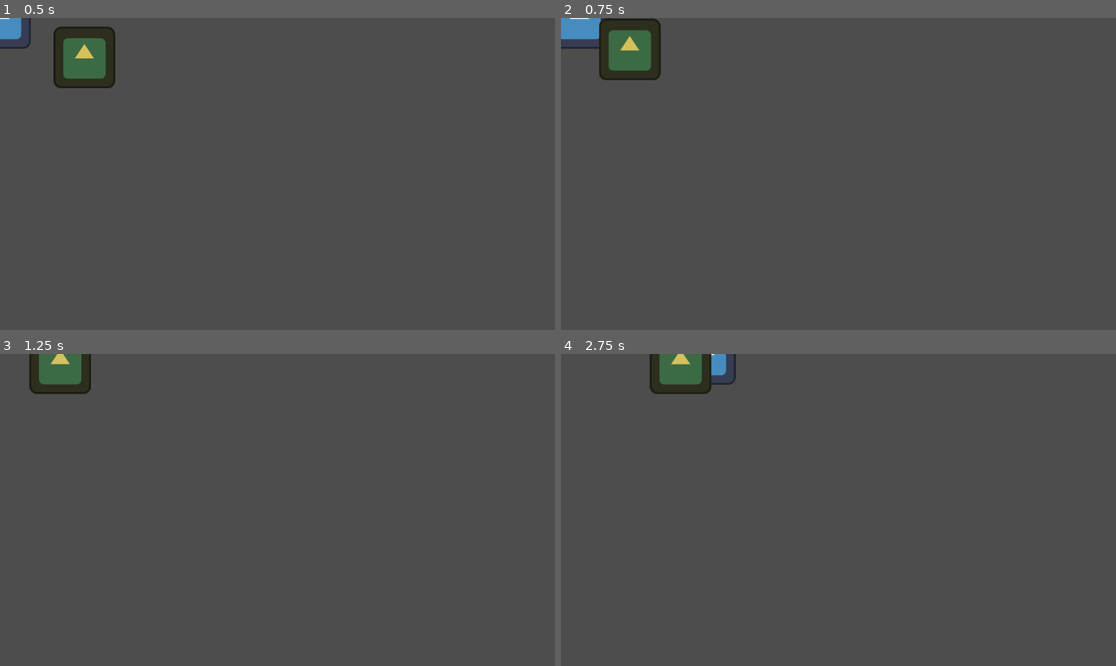
Above: before the commit, frames 1-4 (two rows, left to right).
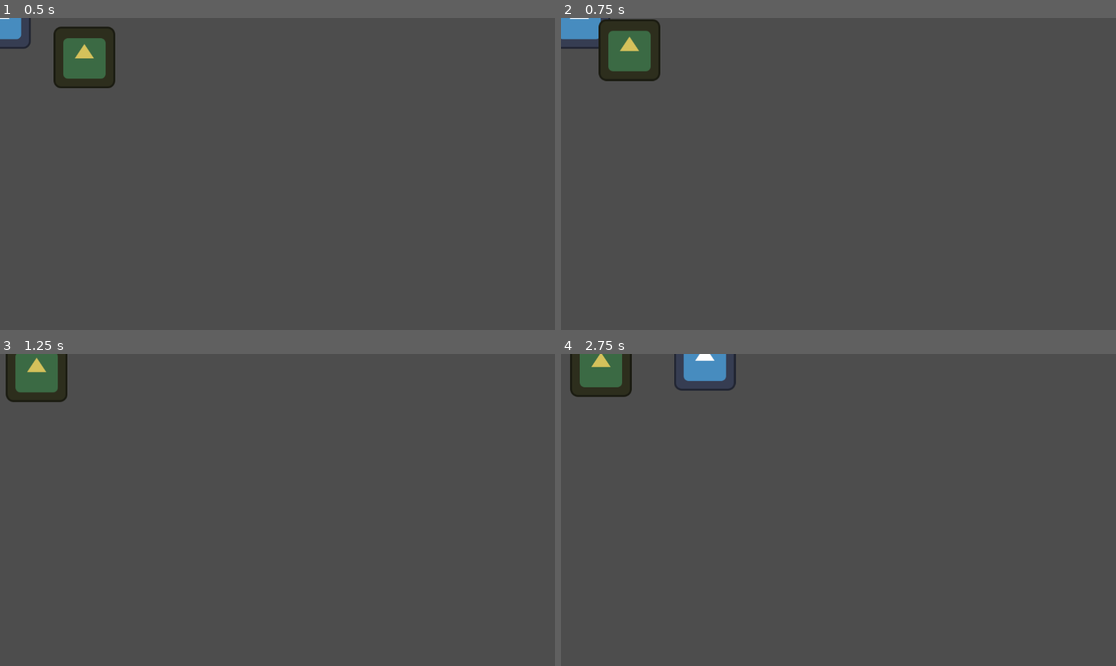
Above: after the commit, the same moments.

Repository: arthurnog/cordelProject
Game: Godot game, scene res://nodes/sample_scene.tscn
The game is run twice, just before and just after one commit, with the same random seed, the same clock (stepped at 60 frames per second) and the same inputs. The engine's default icon, where the game draws it, is replaced by a stand-in: a white triangle on a blue panel in a dark square.
Inputs:
- Up to frame 1 (0.5 s): no input
- Up to frame 2 (0.75 s): hold Right (p_right) from 0.53 s (still down); tap Z (p_attack) at 0.6 s
- Up to frame 3 (1.25 s): keep holding Right (p_right); tap Space (p_jump) at 0.77 s
- Up to frame 4 (2.75 s): release Right (p_right) at 1.28 s; hold Down (p_down) 1.28-2.03 s; tap Z (p_attack) at 1.35, 2.1 s; tap Space (p_jump) at 1.52 s; tap Enter at 2 s; hold Right (p_right) from 2.03 s (still down)

Frame 1 is identical in both runs. In frame 2, 0.2% of the frame differs, in the area x 6-19%, y 0-21%; in frame 3, 1.9%; in frame 4, 3.0%, in the area x 1-32%, y 0-14%.

Commit message:
Add base minion movement state

Diff:
--- a/scripts/enemy_navigation_module.gd
+++ b/scripts/enemy_navigation_module.gd
@@ -2,16 +2,57 @@
 
 class_name EnemyNavigationModule
 
-@onready var body = get_parent()
-@onready var player = body.get_parent().get_node("Player")
+enum MinionMovementState {
+	MISS_PLAYER,
+	REACH_PLAYER_SIDE
+}
 
-# Called when the node enters the scene tree for the first time.
-func _ready() -> void:
-	pass # Replace with function body.
+@onready var body: CharacterBody2D = get_parent()
+@onready var player: Player = body.get_parent().get_node("Player")
 
+## Distance (in units), in which the minion will miss the player position
+@export var player_miss_radius: float = 6.0
 
+var target_position: Vector2 = Vector2.ZERO
+var player_side_desired_distance: float = 128
+var minimum_distance_to_target: float = 64.0
+var movement_state: MinionMovementState:
+	set(value):
+		match(value):
+			MinionMovementState.MISS_PLAYER:
+				set_miss_position()
+			MinionMovementState.REACH_PLAYER_SIDE:
+				set_side_position()
+
+static var rng = RandomNumberGenerator.new()
+
+func _ready():
+	await get_tree().create_timer(5).timeout
+	set_miss_position()
 # Called every frame. 'delta' is the elapsed time since the previous frame.
 func _process(delta: float) -> void:
-	var diff: Vector2 = player.position -  body.position
-	diff = diff.normalized()
-	body.movement.move(diff, delta)
+	var diff: Vector2 = target_position -  body.position
+	if diff.length() > minimum_distance_to_target:
+		diff = diff.normalized()
+		body.movement.move(diff, delta)
+	else:
+		body.movement.move(Vector2.ZERO, delta)
+		match(movement_state):
+			MinionMovementState.MISS_PLAYER:
+				movement_state = MinionMovementState.REACH_PLAYER_SIDE
+			MinionMovementState.REACH_PLAYER_SIDE:
+				var y_diff = body.position.x - player.position.x
+				y_diff = clampf(y_diff, -1, 1)
+				body.movement.move(y_diff, delta)
+
+# Set target position to random position around player
+func set_miss_position():
+	var miss_vector = Vector2(player_miss_radius, 0.0)
+	miss_vector.rotated(90)
+	target_position = player.position + miss_vector
+# Set target position to closest player side
+func set_side_position():
+	var x_diff = player.position.x - body.position.x
+	x_diff = -clampf(x_diff, -1, 1)
+	target_position = player.position
+	target_position.x += player_side_desired_distance * x_diff
